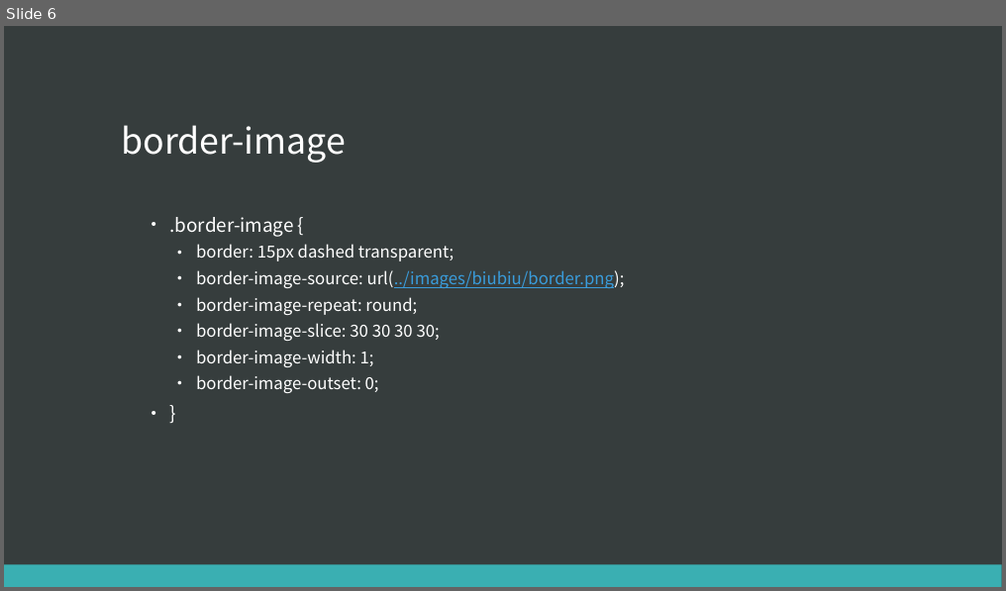
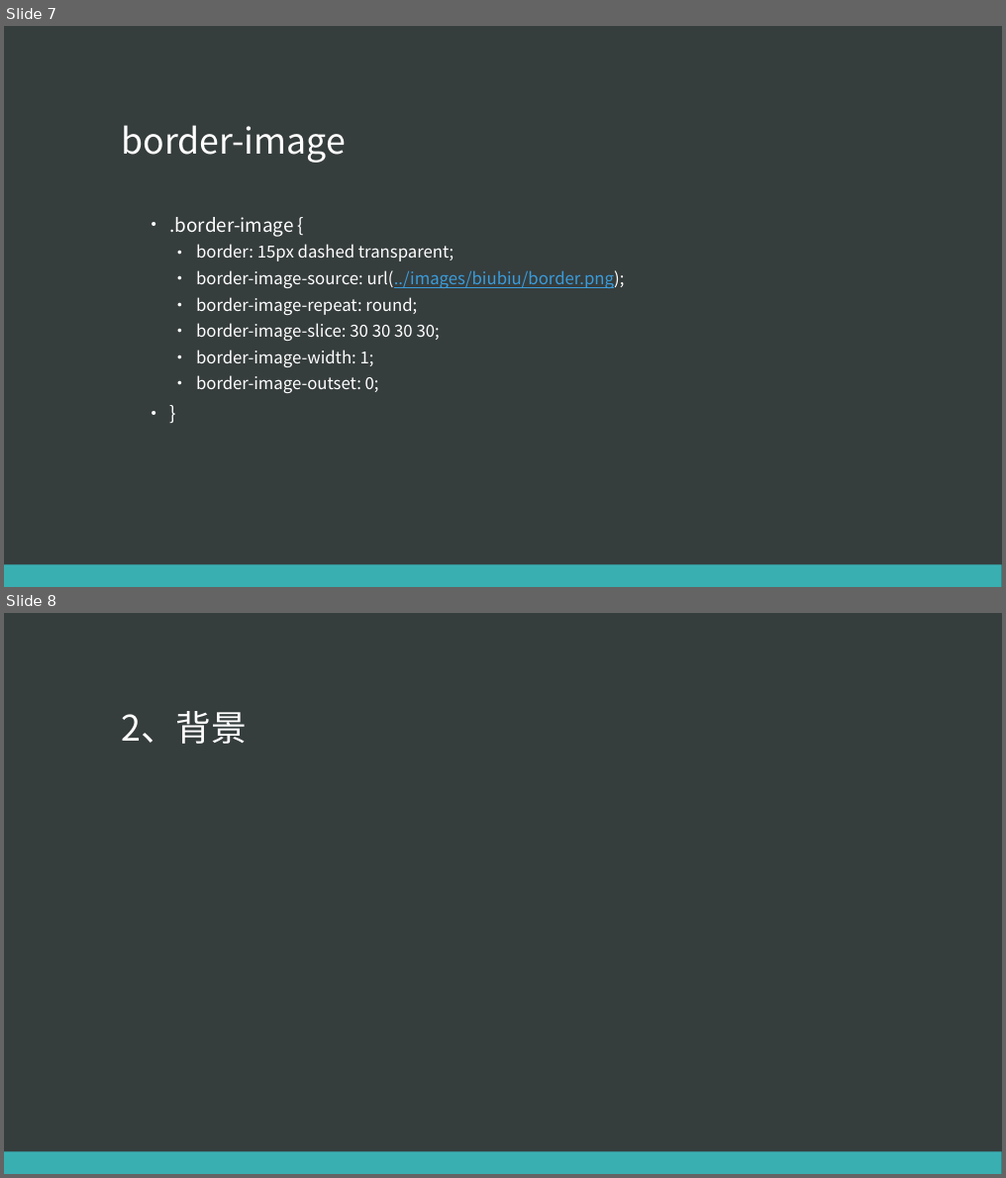
Before and after one commit to eventao/courseware, a slide deck: ppt/css3/css3.pptx. Shown one above the other, each under a label of ours: slide 6 before the commit, slides 7 and 8 after it. The pictures are 1006x591 and 1006x1178 pixels, drawn with LibreOffice and Linux fonts; fonts in the diff are those of the drawing. Boxes give left, top, right and bottom in pixels: in the first picture for what was removed or moved away, otherwise in the second. Text is boxed around its words. In the diff, an @@ line names an element or a change of style, - is before the commit and + after.

```diff
--- a/ppt/css3/css3.pptx
+++ b/ppt/css3/css3.pptx
@@ slide 8 added at [4,613,1002,1174], background #363D3D; not listed: 1 template element that a slide beside it also shows @@
@@ title added at [121,711,247,744], 34 pt, text #FFFFFF @@
+2、背景
@@ what was slide 6 is now slide 7 @@
```
Also in this commit, not shown: 1 other slide added.
